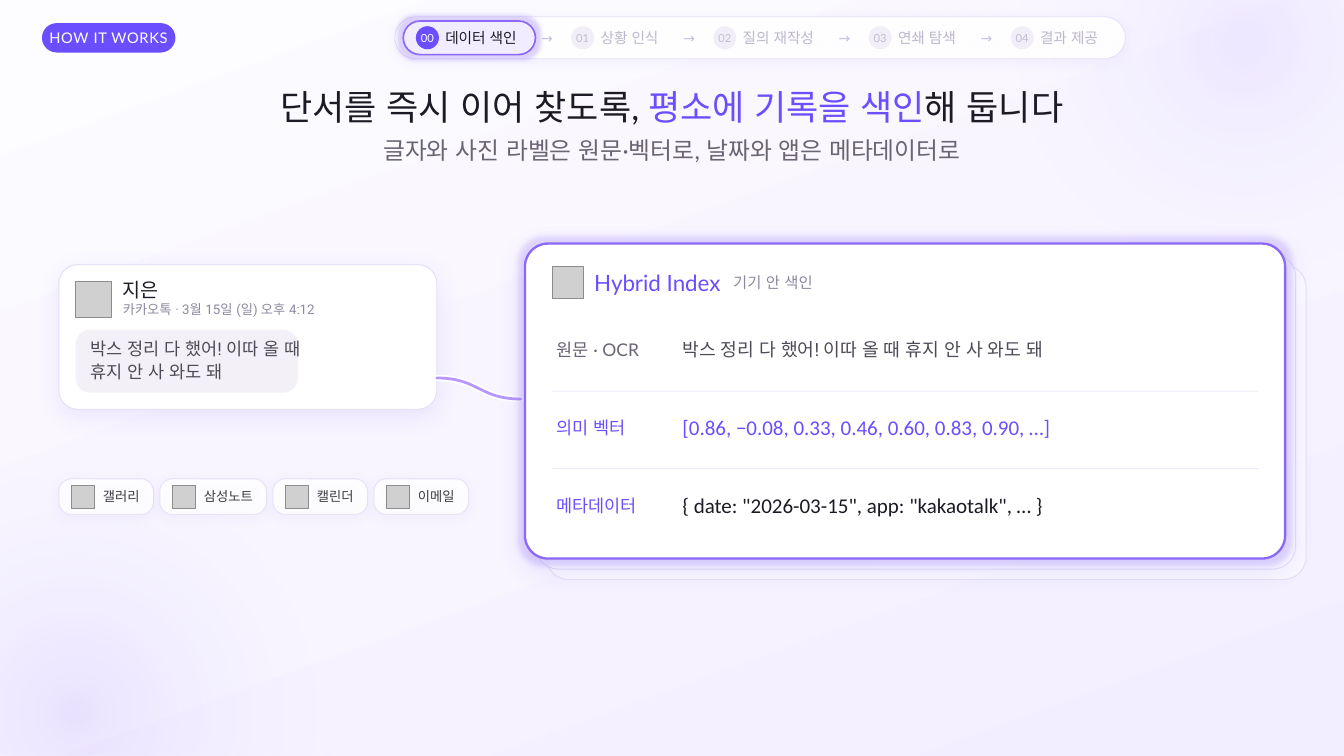
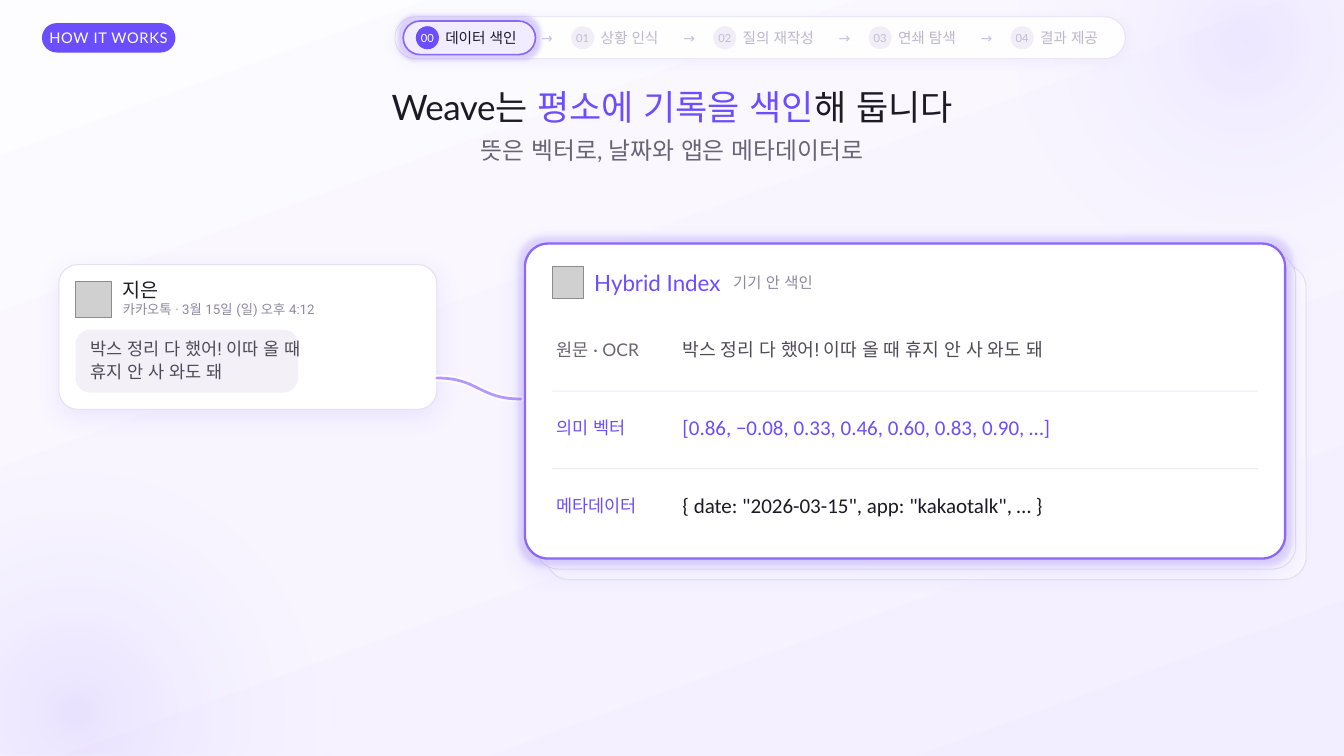
Before and after one commit to SB-Jo/t3, a slide deck: slide 10 of weave/결선준비/09_HowItWorks/HowItWorks_Argon.pptx. Drawn at 1344x756 pixels with LibreOffice and Linux fonts; fonts in the diff are those of the drawing; grey boxes stand for pictures. Boxes give left, top, right and bottom in pixels: in the first picture for what was removed or moved away, otherwise in the second. Text is boxed around its words. In the diff, an @@ line names an element or a change of style, - is before the commit and + after.

```diff
--- a/weave/결선준비/09_HowItWorks/HowItWorks_Argon.pptx
+++ b/weave/결선준비/09_HowItWorks/HowItWorks_Argon.pptx
@@ text at <box>392,91,952,123</box>: text changed @@
-단서를 즉시 이어 찾도록, 평소에 기록을 색인해 둡니다
+Weave는 평소에 기록을 색인해 둡니다
@@ text at <box>481,139,864,162</box>: text changed @@
-글자와 사진 라벨은 원문·벡터로, 날짜와 앱은 메타데이터로
+뜻은 벡터로, 날짜와 앱은 메타데이터로
@@ group removed at <box>58,479,469,514</box>: 4 rounded rectangles, 4 pictures, 4 texts @@
-갤러리
-삼성노트
-캘린더
-이메일
```
Also in this commit, not shown: 10 other slides changed, 15 other files.
